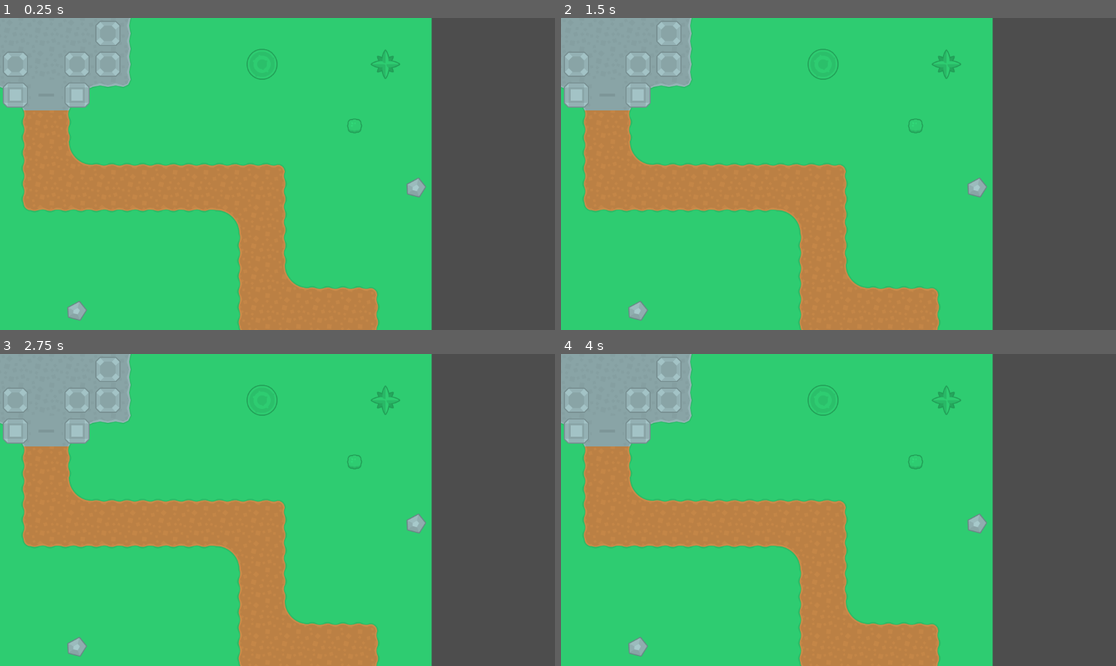
Above: before the commit, frames 1-4 (two rows, left to right).
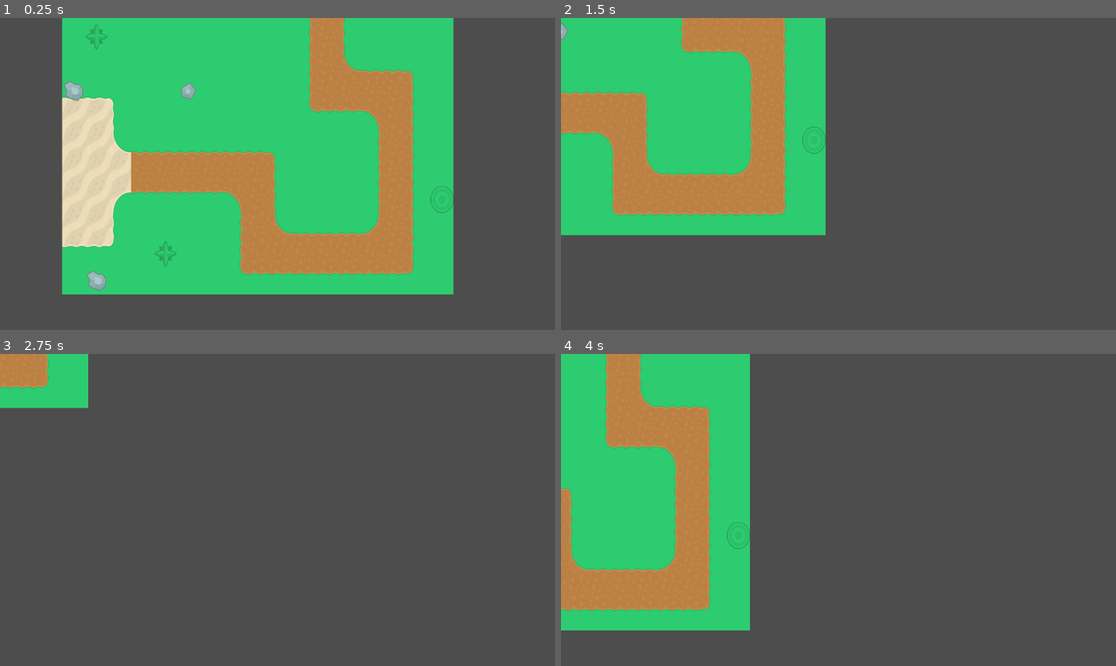
Above: after the commit, the same moments.

Repository: hlalljie/tower-defense-ui
Game: Godot game, scene res://scenes/game.tscn
Same seed, same stepped clock (60 frames per second), same inputs: the game is played once before the commit and once after it.
Inputs:
- Up to frame 1 (0.25 s): no input
- Up to frame 2 (1.5 s): tap Enter at 0.5 s; hold Right (ui_right) 0.53-1.28 s; hold Down (ui_down) from 1.28 s (still down)
- Up to frame 3 (2.75 s): release Down (ui_down) at 2.03 s; hold Right (ui_right) from 2.03 s (still down)
- Up to frame 4 (4 s): release Right (ui_right) at 2.78 s; hold Up (ui_up) 2.78-3.53 s; hold Left (ui_left) from 3.53 s (still down)

The runs differ from the first frame. In frame 1, 43% of the frame differs, in the area x 0-82%, y 0-100%; in frame 2, 60%; in frame 3, 78%, in the area x 0-78%, y 0-100%; in frame 4, 66%.

Commit message:
Add simple player controller

Diff:
--- a/project.godot
+++ b/project.godot
@@ -19,6 +19,41 @@
 
 project/assembly_name="Tower Defense UI"
 
+[input]
+
+ui_left={
+"deadzone": 0.5,
+"events": [Object(InputEventKey,"resource_local_to_scene":false,"resource_name":"","device":0,"window_id":0,"alt_pressed":false,"shift_pressed":false,"ctrl_pressed":false,"meta_pressed":false,"pressed":false,"keycode":4194319,"physical_keycode":0,"key_label":0,"unicode":0,"location":0,"echo":false,"script":null)
+, Object(InputEventJoypadButton,"resource_local_to_scene":false,"resource_name":"","device":0,"button_index":13,"pressure":0.0,"pressed":false,"script":null)
+, Object(InputEventJoypadMotion,"resource_local_to_scene":false,"resource_name":"","device":0,"axis":0,"axis_value":-1.0,"script":null)
+, Object(InputEventKey,"resource_local_to_scene":false,"resource_name":"","device":-1,"window_id":0,"alt_pressed":false,"shift_pressed":false,"ctrl_pressed":false,"meta_pressed":false,"pressed":false,"keycode":0,"physical_keycode":65,"key_label":0,"unicode":97,"location":0,"echo":false,"script":null)
+]
+}
+ui_right={
+"deadzone": 0.5,
+"events": [Object(InputEventKey,"resource_local_to_scene":false,"resource_name":"","device":0,"window_id":0,"alt_pressed":false,"shift_pressed":false,"ctrl_pressed":false,"meta_pressed":false,"pressed":false,"keycode":4194321,"physical_keycode":0,"key_label":0,"unicode":0,"location":0,"echo":false,"script":null)
+, Object(InputEventJoypadButton,"resource_local_to_scene":false,"resource_name":"","device":0,"button_index":14,"pressure":0.0,"pressed":false,"script":null)
+, Object(InputEventJoypadMotion,"resource_local_to_scene":false,"resource_name":"","device":0,"axis":0,"axis_value":1.0,"script":null)
+, Object(InputEventKey,"resource_local_to_scene":false,"resource_name":"","device":-1,"window_id":0,"alt_pressed":false,"shift_pressed":false,"ctrl_pressed":false,"meta_pressed":false,"pressed":false,"keycode":0,"physical_keycode":68,"key_label":0,"unicode":100,"location":0,"echo":false,"script":null)
+]
+}
+ui_up={
+"deadzone": 0.5,
+"events": [Object(InputEventKey,"resource_local_to_scene":false,"resource_name":"","device":0,"window_id":0,"alt_pressed":false,"shift_pressed":false,"ctrl_pressed":false,"meta_pressed":false,"pressed":false,"keycode":4194320,"physical_keycode":0,"key_label":0,"unicode":0,"location":0,"echo":false,"script":null)
+, Object(InputEventJoypadButton,"resource_local_to_scene":false,"resource_name":"","device":0,"button_index":11,"pressure":0.0,"pressed":false,"script":null)
+, Object(InputEventJoypadMotion,"resource_local_to_scene":false,"resource_name":"","device":0,"axis":1,"axis_value":-1.0,"script":null)
+, Object(InputEventKey,"resource_local_to_scene":false,"resource_name":"","device":-1,"window_id":0,"alt_pressed":false,"shift_pressed":false,"ctrl_pressed":false,"meta_pressed":false,"pressed":false,"keycode":0,"physical_keycode":87,"key_label":0,"unicode":119,"location":0,"echo":false,"script":null)
+]
+}
+ui_down={
+"deadzone": 0.5,
+"events": [Object(InputEventKey,"resource_local_to_scene":false,"resource_name":"","device":0,"window_id":0,"alt_pressed":false,"shift_pressed":false,"ctrl_pressed":false,"meta_pressed":false,"pressed":false,"keycode":4194322,"physical_keycode":0,"key_label":0,"unicode":0,"location":0,"echo":false,"script":null)
+, Object(InputEventJoypadButton,"resource_local_to_scene":false,"resource_name":"","device":0,"button_index":12,"pressure":0.0,"pressed":false,"script":null)
+, Object(InputEventJoypadMotion,"resource_local_to_scene":false,"resource_name":"","device":0,"axis":1,"axis_value":1.0,"script":null)
+, Object(InputEventKey,"resource_local_to_scene":false,"resource_name":"","device":-1,"window_id":0,"alt_pressed":false,"shift_pressed":false,"ctrl_pressed":false,"meta_pressed":false,"pressed":false,"keycode":0,"physical_keycode":83,"key_label":0,"unicode":115,"location":0,"echo":false,"script":null)
+]
+}
+
 [rendering]
 
 renderer/rendering_method="gl_compatibility"
--- a/scenes/game.tscn
+++ b/scenes/game.tscn
@@ -1,6 +1,7 @@
-[gd_scene load_steps=6 format=4 uid="uid://bj2m8msud6vao"]
+[gd_scene load_steps=7 format=4 uid="uid://bj2m8msud6vao"]
 
 [ext_resource type="Texture2D" uid="uid://lbcq8mqgj6ge" path="res://assets/towerDefense_tilesheet.png" id="1_r0j0p"]
+[ext_resource type="Script" path="res://scenes/player_camera.gd" id="2_abcab"]
 
 [sub_resource type="TileSetAtlasSource" id="TileSetAtlasSource_nhl67"]
 texture = ExtResource("1_r0j0p")
@@ -627,3 +628,9 @@
 [node name="Accesories" type="TileMapLayer" parent="Map"]
 tile_map_data = PackedByteArray("AAACAAIAAAATAAcAAAAAAAIAAAATAAcAAAABAAIAAAARAAgAAAADAAEAAAAUAAcAAAADAAAAAAAUAAcAAAD//w …(256 unchanged characters)…
 tile_set = SubResource("TileSet_c848l")
+
+[node name="PlayerCamera" type="Camera2D" parent="."]
+position = Vector2(407, 804)
+zoom = Vector2(0.747, 0.88)
+script = ExtResource("2_abcab")
+pan_speed = 700.0
--- /dev/null
+++ b/scenes/player_camera.gd
@@ -0,0 +1,25 @@
+extends Camera2D
+
+@export var pan_speed = 500.0  # Camera movement speed
+
+# Called when the node enters the scene tree for the first time.
+func _ready() -> void:
+	pass # Replace with function body.
+
+
+# Called every frame. 'delta' is the elapsed time since the previous frame.
+func _process(delta: float) -> void:
+	var input_direction = Vector2.ZERO
+
+	# Handle keyboard input for panning
+	if Input.is_action_pressed("ui_right"):
+		input_direction.x += 1
+	if Input.is_action_pressed("ui_left"):
+		input_direction.x -= 1
+	if Input.is_action_pressed("ui_down"):
+		input_direction.y += 1
+	if Input.is_action_pressed("ui_up"):
+		input_direction.y -= 1
+
+	# Apply the movement
+	position += input_direction * pan_speed * delta
